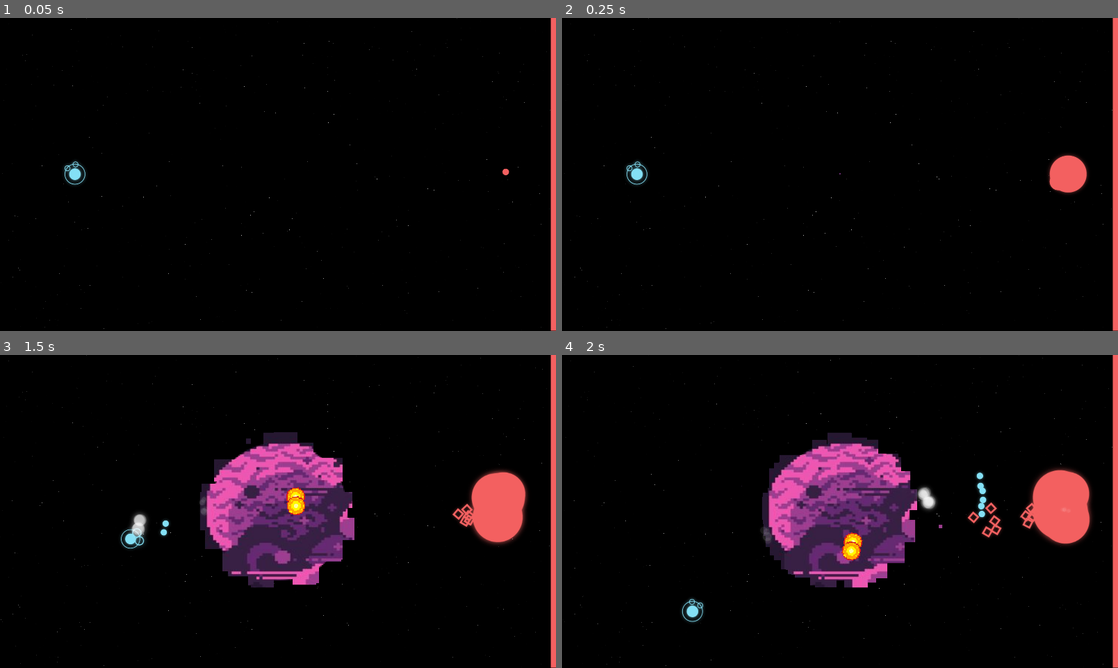
Above: before the commit, frames 1-4 (two rows, left to right).
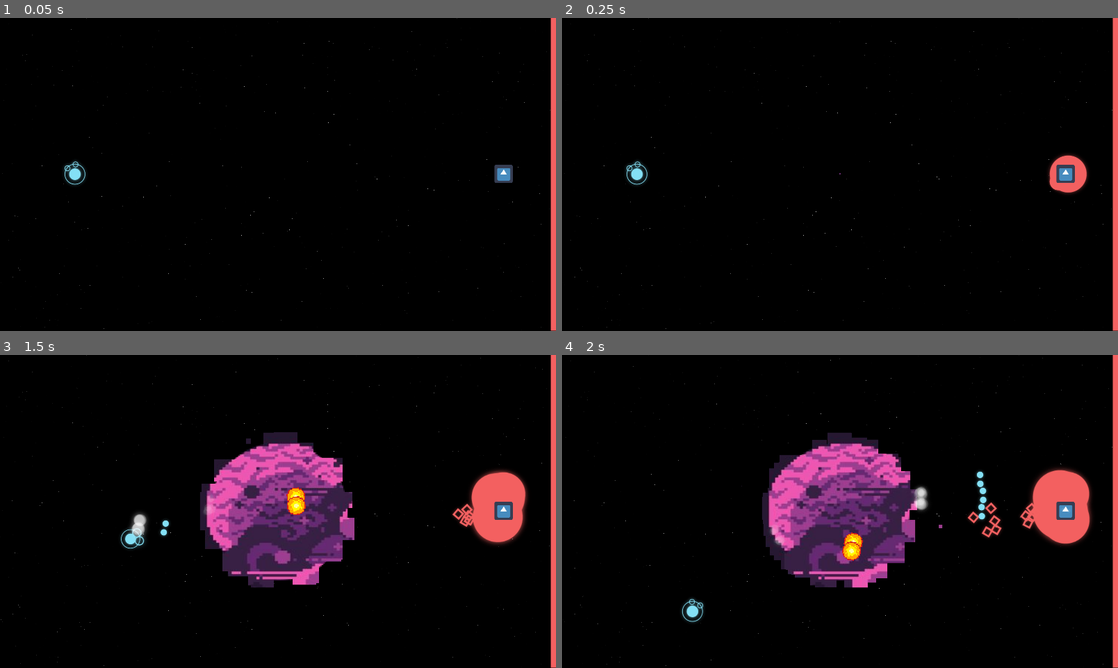
Above: after the commit, the same moments.

Repository: SAM2WOW/ProjectDanmaku
Game: Godot game, scene res://scenes/Main.tscn
Two runs of this game, one before a commit and one after it. Both use one fixed random seed, a clock stepped at 60 frames per second and the inputs below. The engine's default icon, where the game draws it, is replaced by a stand-in: a white triangle on a blue panel in a dark square.
Inputs (mouse positions are in pixels of both pictures, inside the frame that each line leads up to):
- Up to frame 1 (0.05 s): no input
- Up to frame 2 (0.25 s): no input
- Up to frame 3 (1.5 s): tap Enter at 0.5 s; move the mouse to (400, 495) at 0.52 s; hold D (move_right) 0.53-1.28 s; hold Shift (holding_shift) 0.53-1.28 s; click (400, 495) at 0.67 s; move the mouse to (166, 527) at 1.27 s; hold S (move_down) from 1.28 s (still down); click (166, 527) at 1.35 s
- Up to frame 4 (2 s): keep holding S (move_down)

The runs differ from the first frame. In frame 1, 0.2% of the frame differs, in the area x 88-93%, y 46-53%; in frame 2, 0.2%; in frame 3, 0.3%; in frame 4, 0.7%, in the area x 35-93%, y 37-66%.

Commit message:
re-add 3d boss

Diff:
--- a/objects/characters/Boss.tscn
+++ b/objects/characters/Boss.tscn
@@ -1,9 +1,10 @@
-[gd_scene load_steps=31 format=2]
+[gd_scene load_steps=33 format=2]
 
 [ext_resource path="res://objects/characters/Boss.gd" type="Script" id=1]
 [ext_resource path="res://icon.png" type="Texture" id=2]
 [ext_resource path="res://arts/pixelArt/pixel_angel_boss.png" type="Texture" id=3]
 [ext_resource path="res://arts/abstrastArt/boss.png" type="Texture" id=4]
+[ext_resource path="res://arts/3D/Angel_Idle_Sheet.png" type="Texture" id=5]
 [ext_resource path="res://scripts/AudioRandomizer.gd" type="Script" id=6]
 [ext_resource path="res://sounds/BossHit.wav" type="AudioStream" id=7]
 
@@ -58,57 +59,67 @@
 "speed": 5.0
 } ]
 
-[sub_resource type="AtlasTexture" id=8]
-atlas = ExtResource( 3 )
-region = Rect2( 0, 0, 128, 128 )
+[sub_resource type="AtlasTexture" id=41]
+flags = 4
+atlas = ExtResource( 5 )
+region = Rect2( 0, 0, 1080, 1080 )
 
-[sub_resource type="AtlasTexture" id=9]
-atlas = ExtResource( 3 )
-region = Rect2( 128, 0, 128, 128 )
+[sub_resource type="AtlasTexture" id=42]
+flags = 4
+atlas = ExtResource( 5 )
+region = Rect2( 1080, 0, 1080, 1080 )
 
-[sub_resource type="AtlasTexture" id=10]
-atlas = ExtResource( 3 )
-region = Rect2( 256, 0, 128, 128 )
+[sub_resource type="AtlasTexture" id=43]
+flags = 4
+atlas = ExtResource( 5 )
+region = Rect2( 2160, 0, 1080, 1080 )
 
-[sub_resource type="AtlasTexture" id=11]
-atlas = ExtResource( 3 )
-region = Rect2( 384, 0, 128, 128 )
+[sub_resource type="AtlasTexture" id=44]
+flags = 4
+atlas = ExtResource( 5 )
+region = Rect2( 3240, 0, 1080, 1080 )
 
-[sub_resource type="AtlasTexture" id=12]
-atlas = ExtResource( 3 )
-region = Rect2( 512, 0, 128, 128 )
+[sub_resource type="AtlasTexture" id=45]
+flags = 4
+atlas = ExtResource( 5 )
+region = Rect2( 4320, 0, 1080, 1080 )
 
-[sub_resource type="AtlasTexture" id=13]
-atlas = ExtResource( 3 )
-region = Rect2( 640, 0, 128, 128 )
+[sub_resource type="AtlasTexture" id=46]
+flags = 4
+atlas = ExtResource( 5 )
+region = Rect2( 5400, 0, 1080, 1080 )
 
-[sub_resource type="AtlasTexture" id=14]
-atlas = ExtResource( 3 )
-region = Rect2( 768, 0, 128, 128 )
+[sub_resource type="AtlasTexture" id=47]
+flags = 4
+atlas = ExtResource( 5 )
+region = Rect2( 6480, 0, 1080, 1080 )
 
-[sub_resource type="AtlasTexture" id=15]
-atlas = ExtResource( 3 )
-region = Rect2( 896, 0, 128, 128 )
+[sub_resource type="AtlasTexture" id=48]
+flags = 4
+atlas = ExtResource( 5 )
+region = Rect2( 7560, 0, 1080, 1080 )
 
-[sub_resource type="AtlasTexture" id=16]
-atlas = ExtResource( 3 )
-region = Rect2( 1024, 0, 128, 128 )
+[sub_resource type="AtlasTexture" id=49]
+flags = 4
+atlas = ExtResource( 5 )
+region = Rect2( 8640, 0, 1080, 1080 )
 
-[sub_resource type="AtlasTexture" id=17]
-atlas = ExtResource( 3 )
-region = Rect2( 1152, 0, 128, 128 )
+[sub_resource type="AtlasTexture" id=50]
+flags = 4
+atlas = ExtResource( 5 )
+region = Rect2( 9720, 0, 1080, 1080 )
+
+[sub_resource type="AtlasTexture" id=51]
+flags = 4
+atlas = ExtResource( 5 )
+region = Rect2( 10800, 0, 1080, 1080 )
 
 [sub_resource type="SpriteFrames" id=18]
 animations = [ {
-"frames": [ null, null, null, null, null, null, null, null, null, null, null ],
+"frames": [ SubResource( 41 ), SubResource( 42 ), SubResource( 43 ), SubResource( 44 ), SubResource( 45 ), SubResource( 46 ), SubResource( 47 ), SubResource( 48 ), SubResource( 49 ), SubResource( 50 ), SubResource( 51 ) ],
 "loop": true,
 "name": "New Anim",
 "speed": 8.0
-}, {
-"frames": [ SubResource( 8 ), SubResource( 9 ), SubResource( 10 ), SubResource( 11 ), SubResource( 12 ), SubResource( 13 ), SubResource( 14 ), SubResource( 15 ), SubResource( 16 ), SubResource( 17 ) ],
-"loop": true,
-"name": "default",
-"speed": 10.0
 } ]
 
 [sub_resource type="CircleShape2D" id=6]
@@ -148,14 +159,14 @@
 
 [node name="AnimatedSprite" type="AnimatedSprite" parent="Style2"]
 position = Vector2( -18, -22 )
-scale = Vector2( 0.557017, 0.557017 )
+scale = Vector2( 0.422288, 0.422288 )
 frames = SubResource( 18 )
-frame = 1
+animation = "New Anim"
+frame = 7
 speed_scale = 0.75
 playing = true
 
 [node name="Style3" type="Node2D" parent="."]
-visible = false
 
 [node name="Sprite" type="Sprite" parent="Style3"]
 texture = ExtResource( 2 )
--- a/objects/characters/Player.tscn
+++ b/objects/characters/Player.tscn
@@ -11,6 +11,7 @@
 [ext_resource path="res://sounds/AbstractBullet.wav" type="AudioStream" id=9]
 [ext_resource path="res://arts/ui/bosshealth.png" type="Texture" id=10]
 [ext_resource path="res://arts/abstrastArt/playercircle.png" type="Texture" id=11]
+[ext_resource path="res://arts/3D/Witch_3D_Flipped.png" type="Texture" id=12]
 
 [sub_resource type="Gradient" id=17]
 offsets = PoolRealArray( 0, 0.150838, 1 )
@@ -54,7 +55,7 @@
 
 [sub_resource type="SpriteFrames" id=15]
 animations = [ {
-"frames": [ ExtResource( 6 ) ],
+"frames": [ ExtResource( 12 ) ],
 "loop": true,
 "name": "default",
 "speed": 5.0
--- a/objects/weapons/PlayerBullet.tscn
+++ b/objects/weapons/PlayerBullet.tscn
@@ -25,7 +25,7 @@
 } ]
 
 [sub_resource type="CircleShape2D" id=1]
-radius = 45.2769
+radius = 22.0227
 
 [sub_resource type="Curve" id=6]
 _data = [ Vector2( 0, 0 ), 0.0, 0.0, 0, 0, Vector2( 0.0742574, 1 ), 0.0, 0.0, 0, 0, Vector2( 1, 0 ), -2.93818, 0.0, 0, 0 ]
@@ -56,7 +56,6 @@
 [node name="AnimatedSprite" type="AnimatedSprite" parent="Style1"]
 scale = Vector2( 4, 4 )
 frames = SubResource( 5 )
-frame = 2
 playing = true
 
 [node name="Style2" type="Node2D" parent="."]
Not shown: 1 places in objects/characters/Player.tscn that only renumber resources
